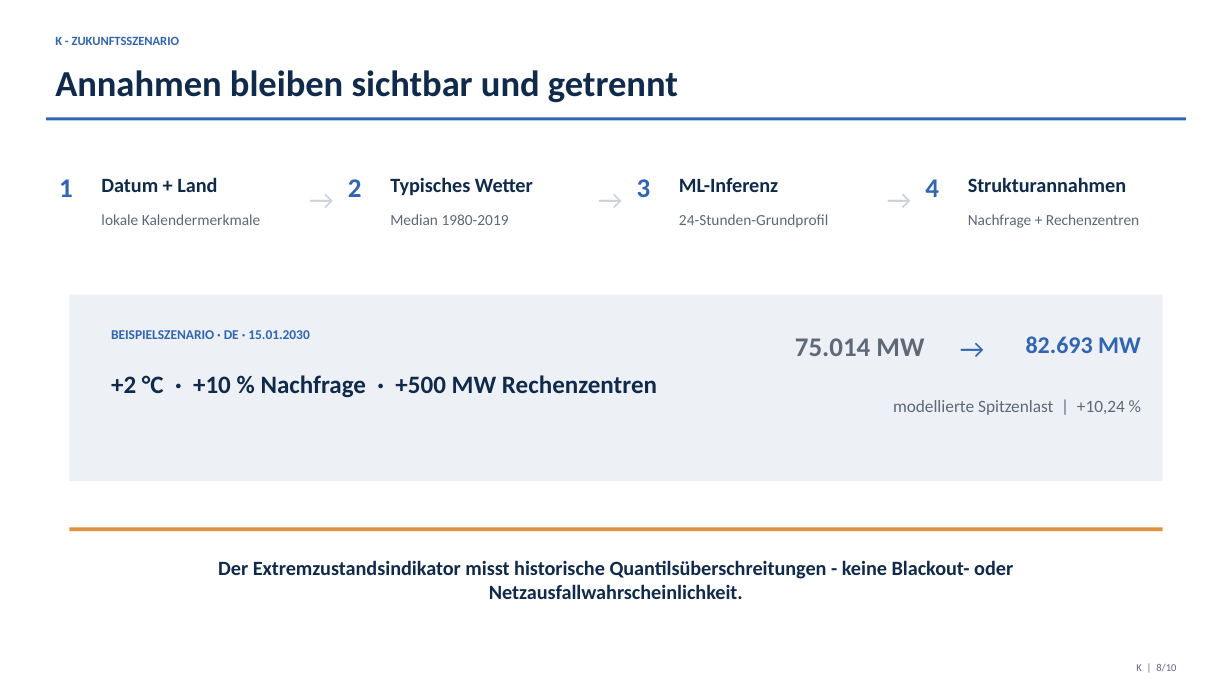
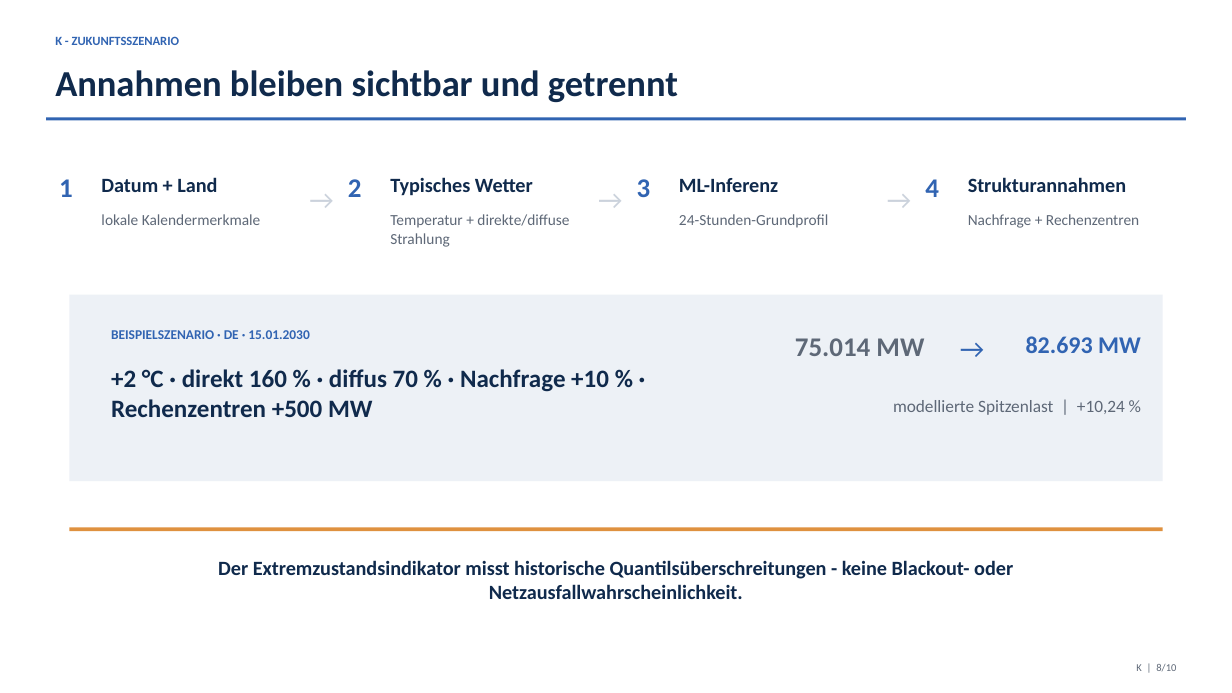
Before and after one commit to Tajan95/gridcast-europe, a slide deck: slide 8 of documents/GridCast_Europe_Referat.pptx. Drawn at 1232x693 pixels with LibreOffice and Linux fonts; fonts in the diff are those of the drawing. Boxes give left, top, right and bottom in pixels: in the first picture for what was removed or moved away, otherwise in the second. Text is boxed around its words. In the diff, an @@ line names an element or a change of style, - is before the commit and + after.

```diff
--- a/documents/GridCast_Europe_Referat.pptx
+++ b/documents/GridCast_Europe_Referat.pptx
@@ text at [390, 214, 569, 247]: text changed @@
-Median 1980-2019
+Temperatur + direkte/diffuse Strahlung
@@ text at [111, 369, 609, 417]: text changed @@
-+2 °C · +10 % Nachfrage · +500 MW Rechenzentren
++2 °C · direkt 160 % · diffus 70 % · Nachfrage +10 % · Rechenzentren +500 MW
```
Also in this commit, not shown: 3 other slides changed, 16 other files.
